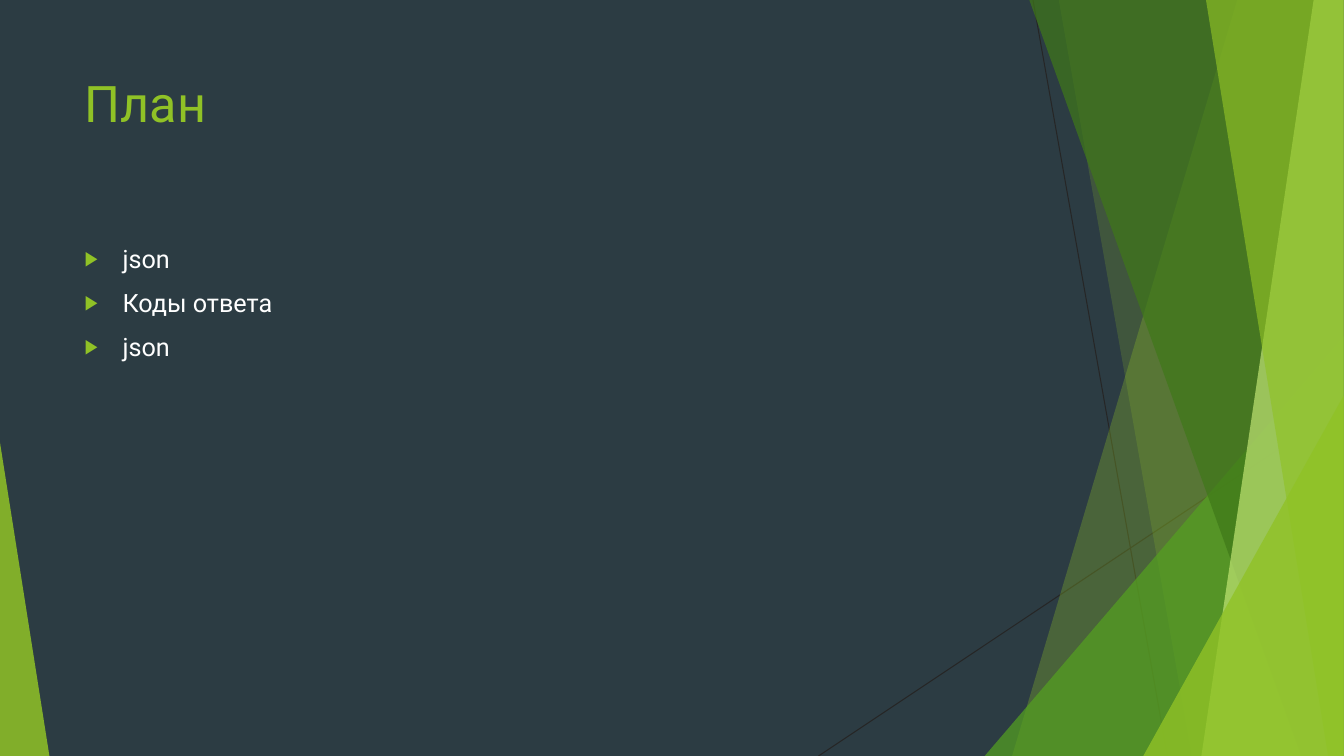
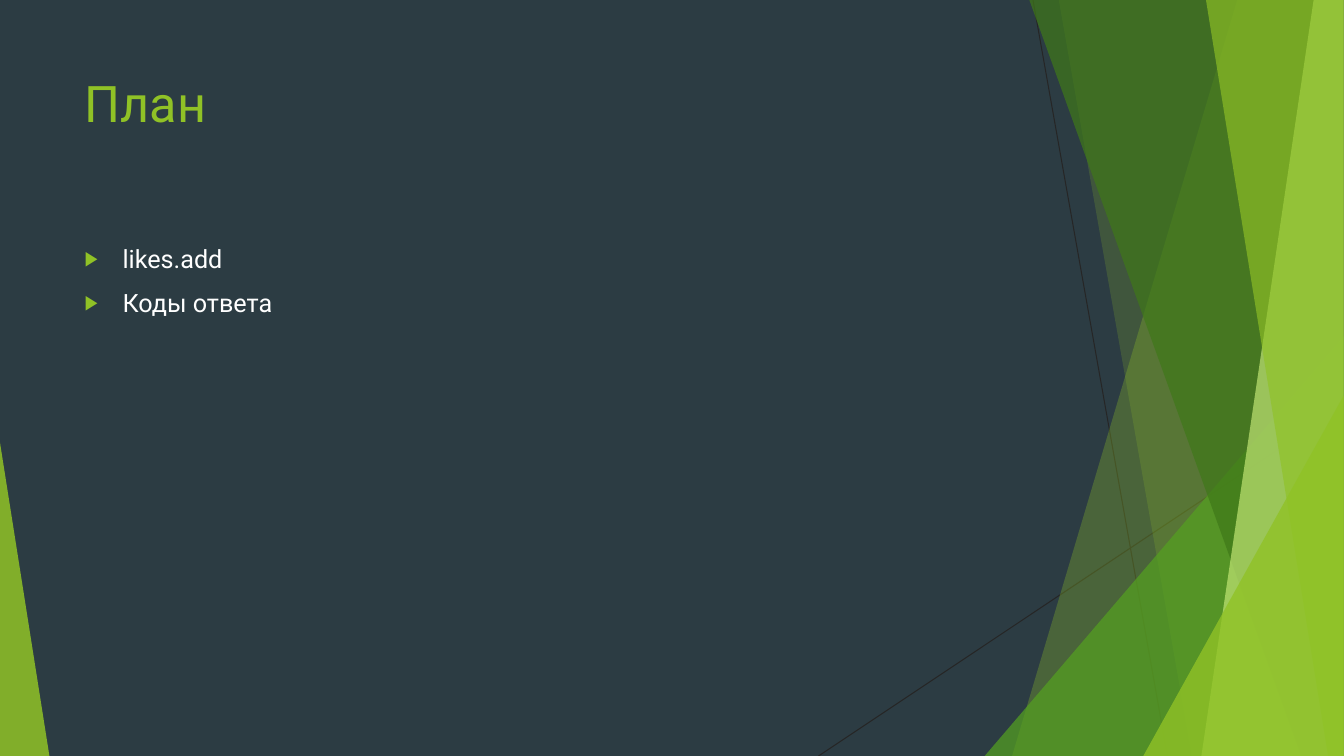
Before and after one commit to Yegor9151/for_corund, a slide deck: slide 2 of python/module2/presentation/урок 6 модуль 2.pptx. Drawn at 1344x756 pixels with LibreOffice and Linux fonts; fonts in the diff are those of the drawing. Boxes give left, top, right and bottom in pixels: in the first picture for what was removed or moved away, otherwise in the second. Text is boxed around its words. In the diff, an @@ line names an element or a change of style, - is before the commit and + after.

```diff
--- a/python/module2/presentation/урок 6 модуль 2.pptx
+++ b/python/module2/presentation/урок 6 модуль 2.pptx
@@ text at [123, 249, 223, 269]: text changed @@
-▶ json
+▶ likes.add
@@ text at [123, 338, 170, 362]: paragraph removed @@
-▶ json
```
Also in this commit, not shown: 4 slides removed.
